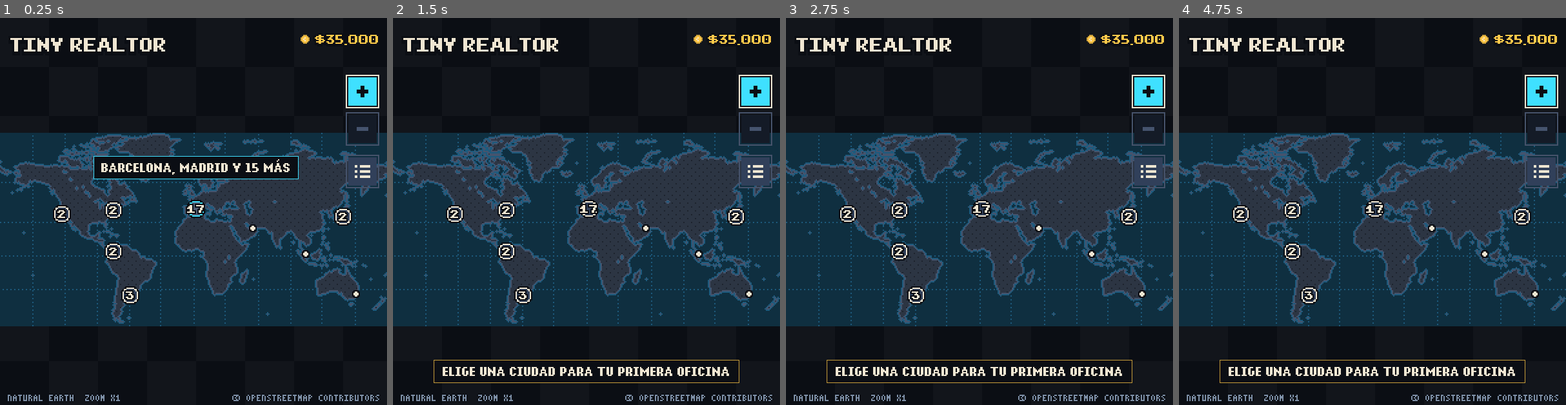
Above: before the commit, frames 1-4 (left to right).
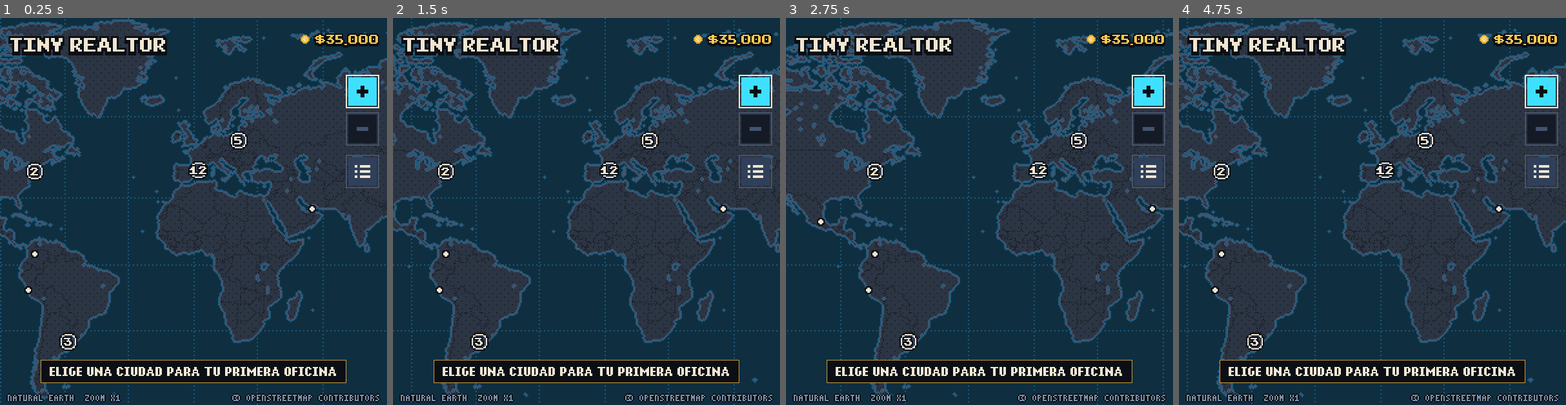
Above: after the commit, the same moments.

Repository: sonoq/tiny-realtor
Game: Godot game, scene res://main.tscn
Same seed, same stepped clock (60 frames per second), same inputs: the game is played once before the commit and once after it.
Inputs (mouse positions are in pixels of both pictures, inside the frame that each line leads up to):
- Up to frame 1 (0.25 s): no input
- Up to frame 2 (1.5 s): tap Enter at 0.5 s; move the mouse to (671, 192) at 0.52 s; click (671, 192) at 0.67 s; tap Space at 1.25 s; drag from (509, 230) to (567, 288) at 1.27 s
- Up to frame 3 (2.75 s): tap Enter at 2 s; move the mouse to (1018, 126) at 2.02 s; click (1018, 126) at 2.17 s
- Up to frame 4 (4.75 s): tap Space at 2.75, 4.25 s; drag from (1353, 288) to (1256, 153) at 2.77 s; tap Enter at 3.5 s; move the mouse to (1488, 269) at 3.52 s; click (1488, 269) at 3.67 s; drag from (1256, 153) to (1314, 114) at 4.27 s

The runs differ from the first frame. In frame 1, 69% of the frame differs, in the area x 0-100%, y 0-100%; in frame 2, 66%; in frame 3, 64%; in frame 4, 67%.

Commit message:
Fill the window with the world map at its farthest zoom
The farthest zoom is now the step whose map is as tall as the window, and the
map pans under the header and footer, so no backdrop shows above or below it.
Markers and clicks stay in the band between the bars.

Co-Authored-By: Claude Opus 5.5 <noreply@anthropic.com>
Claude-Session: https://claude.ai/code/session_01NbsGb8LmPHM5TSczA1ajDg

Diff:
--- a/scripts/world_map.gd
+++ b/scripts/world_map.gd
@@ -17,6 +17,8 @@
 const LIST_BTN := Rect2(536, 212, 52, 52)
 const MONEY_AT := Vector2(588, 40)
 const STEP_MAX := World.STEPS - 1
+# the farthest step still fills the window from top to bottom (the x1 picture is half its height)
+const STEP_MIN := 1
 # a marker's hit box (canvas px, at least Ui.MIN_HIT) round its point, a little above it where
 # the pin stands; groups keep their points HIT apart on one axis at least, so boxes never overlap
 const HIT := 48.0
@@ -44,7 +46,7 @@
 const DOT: Array[String] = [".11.", "1111", "1111", ".11."]
 
 # kept for the session: the zoom step and the map point in the middle of the view (0..1)
-static var _level := 0
+static var _level := STEP_MIN
 static var _mid := Vector2(0.5, 0.42)
 
 var _sprite: Sprite2D
@@ -102,12 +104,18 @@
 
 # --- coordinates -------------------------------------------------------------------------------
 
+# the map always covers the whole window, under the header and the footer
 static func _view() -> Rect2:
+	return Rect2(Vector2.ZERO, Ui.CANVAS)
+
+
+static func _view_mid() -> Vector2:
+	return _band().get_center()
+
+
+# where markers live and answer clicks: the map between the header bar and the footer
+static func _band() -> Rect2:
 	return Rect2(0, MAP_TOP, Ui.CANVAS.x, MAP_BOTTOM - MAP_TOP)
-
-
-static func _view_mid() -> Vector2:
-	return _view().get_center()
 
 
 func _size() -> Vector2:
@@ -180,7 +188,7 @@
 		for m: int in g["members"]:
 			if _places[m]["city"]["id"] == city_id:
 				var at := _pan + (g["at"] as Vector2) + Vector2(0, -8)
-				return at if _view().has_point(at) else Vector2.INF
+				return at if _band().has_point(at) else Vector2.INF
 	return Vector2.INF
 
 
@@ -255,7 +263,7 @@
 
 func wheel(at: Vector2, steps: int) -> void:
 	if _rows.is_empty():
-		_set_level(_level + steps, at if _view().has_point(at) else _view_mid())
+		_set_level(_level + steps, at if _band().has_point(at) else _view_mid())
 
 
 func back() -> bool:
@@ -267,7 +275,7 @@
 
 
 func _set_level(i: int, around: Vector2) -> void:
-	i = clampi(i, 0, STEP_MAX)
+	i = clampi(i, STEP_MIN, STEP_MAX)
 	var u := _mid if _sprite.texture == null else _unit_at(around)
 	if _sprite.texture == null:
 		around = _view_mid()
@@ -415,9 +423,9 @@
 			app.game.income()), Ui.SMALL, Ui.MINT)
 	Ui.header(_over, "Tiny Realtor", false, hot, MONEY_AT.x - w - 40)
 	Ui.arrow(_over, ZOOM_IN, "+", hot, _level == STEP_MAX)
-	Ui.arrow(_over, ZOOM_OUT, "-", hot, _level == 0)
+	Ui.arrow(_over, ZOOM_OUT, "-", hot, _level == STEP_MIN)
 	_draw_list_button()
-	Ui.footer(_over, "NATURAL EARTH  ZOOM X%d" % (1 << _level))
+	Ui.footer(_over, "NATURAL EARTH  ZOOM X%d" % (1 << (_level - STEP_MIN)))
 
 
 # a steel square with three pixel lines: the plain list of cities
@@ -434,7 +442,7 @@
 
 func _draw_group(g: Dictionary, lit: bool) -> void:
 	var at: Vector2 = _pan + (g["at"] as Vector2)
-	if not _view().grow(24).has_point(at):
+	if not _band().has_point(at):
 		return
 	var members: Array = g["members"]
 	var offices := 0
--- a/tools/cloud/capture.gd
+++ b/tools/cloud/capture.gd
@@ -389,7 +389,7 @@
 	await _frames(2)
 	# Valencia is in the big European group at x1: a click zooms in on the group
 	world.click(world.spot_of("valencia"))
-	if world.level() == 0:
+	if world.level() == WorldMap.STEP_MIN:
 		_fail("clicking a big group did not zoom in")
 		return false
 	if not Store.offices_in(VALENCIA["city"]).is_empty():
Binary file changed: docs/screenshots/worldmap/world_offices.png
Binary file changed: docs/screenshots/worldmap/world_start.png
Not shown, changed: CLAUDE.md
